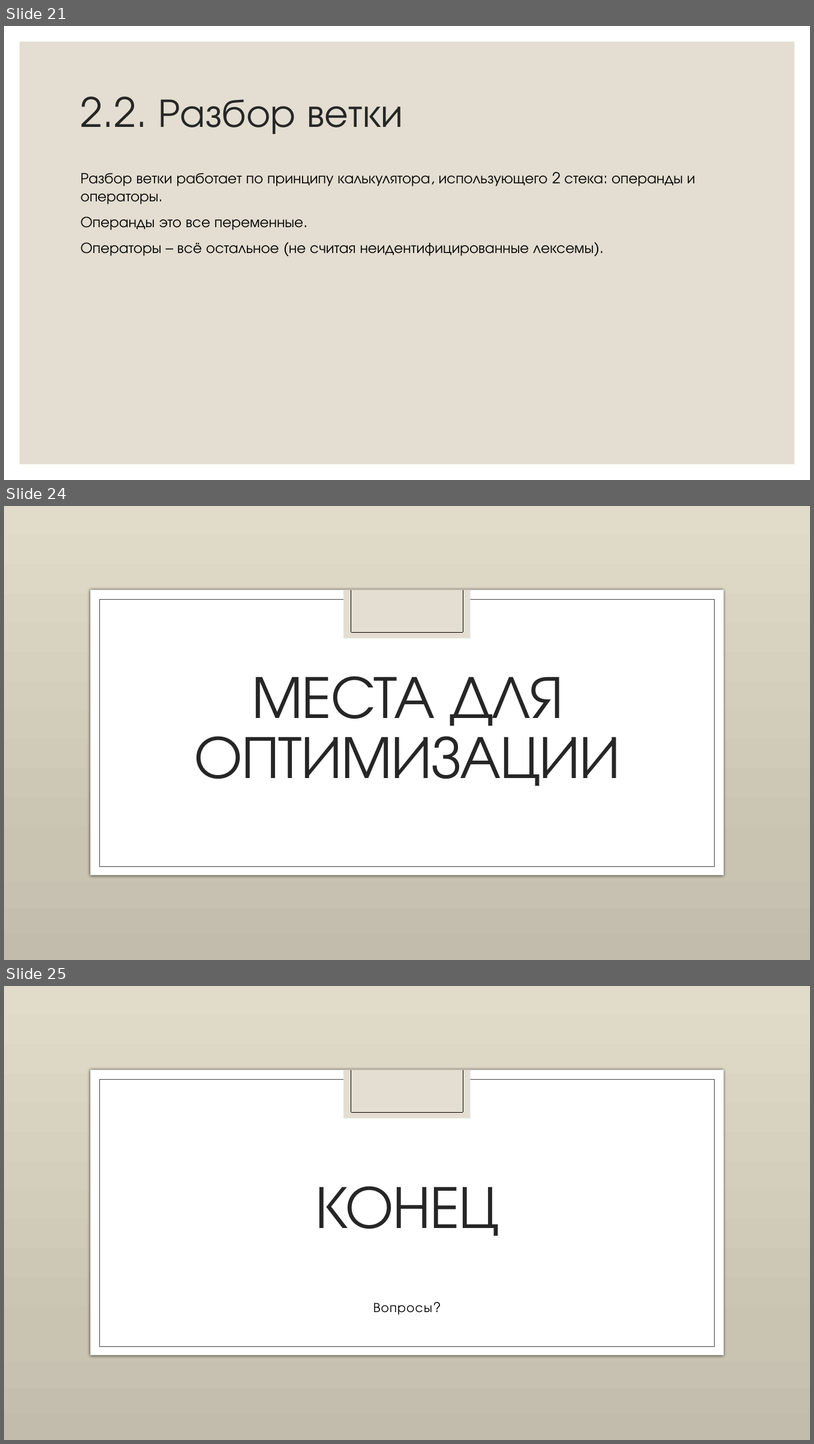
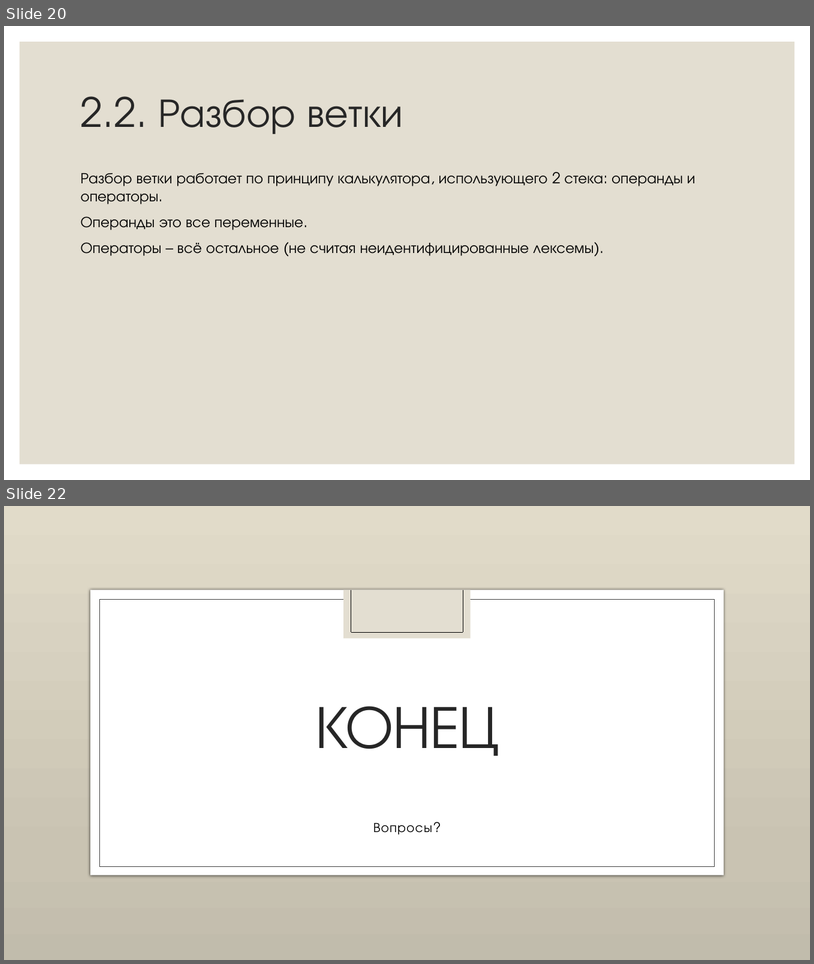
Before and after one commit to NemoNology/Programing-languages-theory, a slide deck: Lab-s/Translator/Presentation.pptx. Shown one above the other, each under a label of ours: slides 21, 24 and 25 before the commit, slides 20 and 22 after it; the slides between them are not shown. The pictures are 814x1444 and 814x964 pixels, drawn with LibreOffice and Linux fonts; fonts in the diff are those of the drawing; background and template pictures are left out. Boxes give left, top, right and bottom in pixels: in the first picture for what was removed or moved away, otherwise in the second. Text is boxed around its words. In the diff, an @@ line names an element or a change of style, - is before the commit and + after.

```diff
--- a/Lab-s/Translator/Presentation.pptx
+++ b/Lab-s/Translator/Presentation.pptx
@@ slide 24 removed at [4, 506, 810, 960], background picture (left out); not listed: 6 template elements that a slide beside it also shows @@
@@ title removed at [194, 676, 620, 786] @@
-МЕСТА ДЛЯ ОПТИМИЗАЦИИ
@@ what was slide 21 is now slide 20 @@
@@ what was slide 25 is now slide 22 @@
```
Also in this commit, not shown: 1 slide changed, 2 other slides removed.
